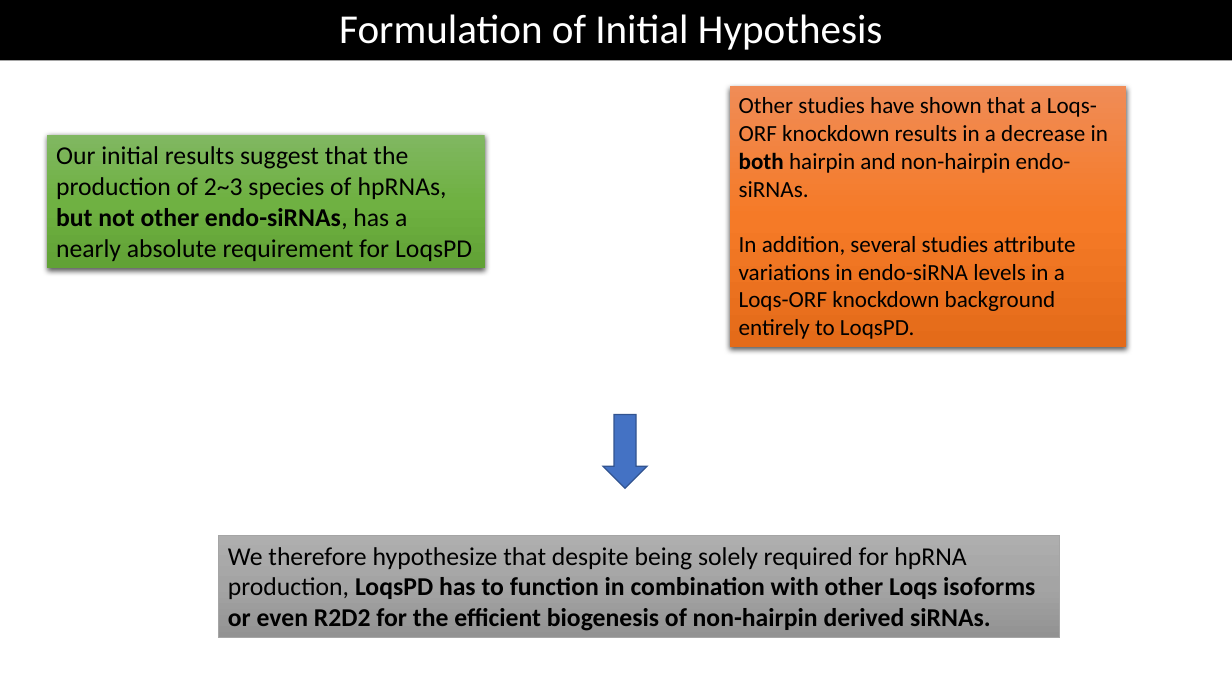
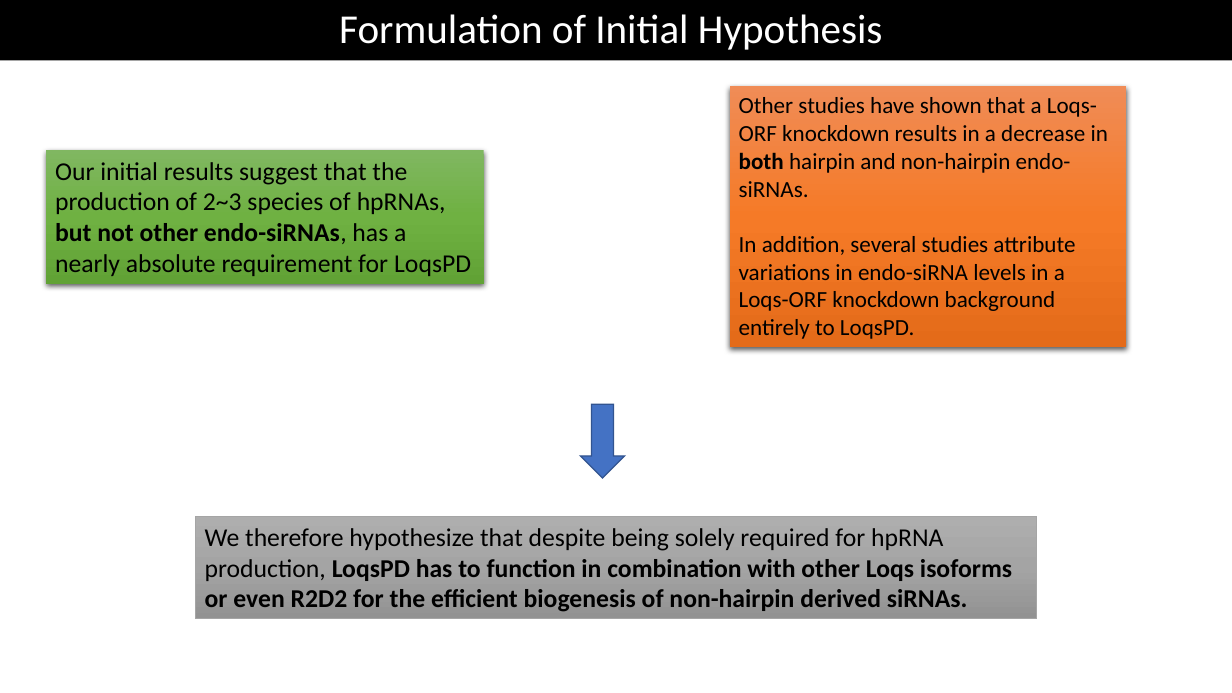
Before and after one commit to jinweelee/notebooks, a slide deck: slide 9 of recent_papers/presentation/Small RNA-seq Analysis of.pptm. Drawn at 1232x693 pixels with LibreOffice and Linux fonts; fonts in the diff are those of the drawing. Boxes give left, top, right and bottom in pixels: in the first picture for what was removed or moved away, otherwise in the second. Text is boxed around its words. In the diff, an @@ line names an element or a change of style, - is before the commit and + after.

```diff
--- a/recent_papers/presentation/Small RNA-seq Analysis of.pptm
+++ b/recent_papers/presentation/Small RNA-seq Analysis of.pptm
@@ rectangle "Our initial results suggest that ...": place and size @@
-rectangle "Our initial results suggest that ..." at [47,135,485,269]
+rectangle "Our initial results suggest that ..." at [46,150,484,284]
@@ down arrow: place and size @@
-down arrow at [604,415,648,489]
+down arrow at [580,405,625,479]
@@ rectangle "We therefore hypothesize that despite ...": place and size @@
-rectangle "We therefore hypothesize that despite ..." at [219,535,1060,638]
+rectangle "We therefore hypothesize that despite ..." at [196,517,1037,619]
```
Also in this commit, not shown: 10 other slides changed, 2 slides added, 2 slides removed, 1 other file.
